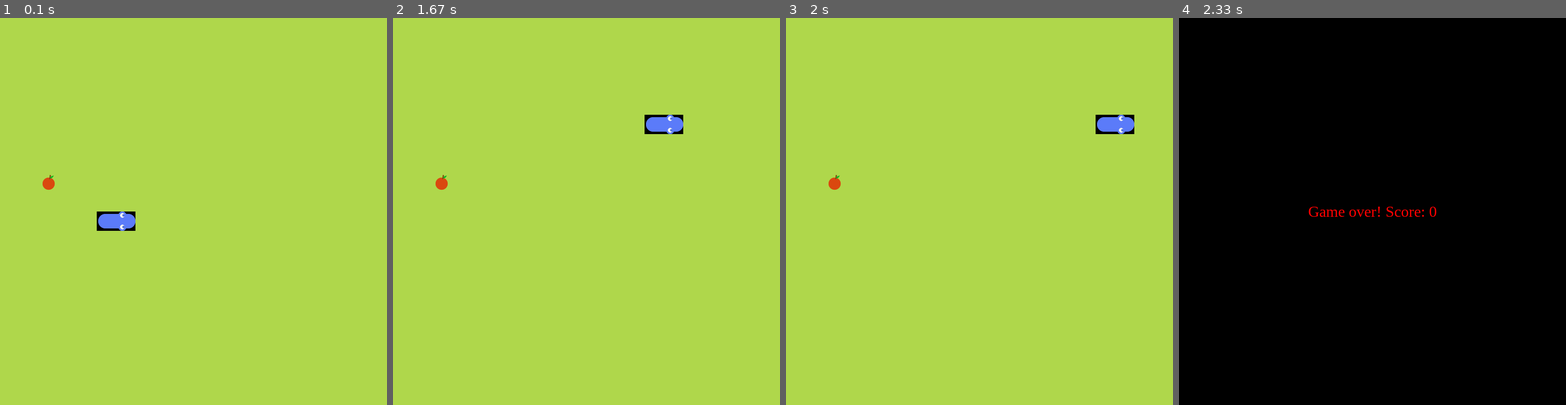
Above: before the commit, frames 1-4 (left to right).
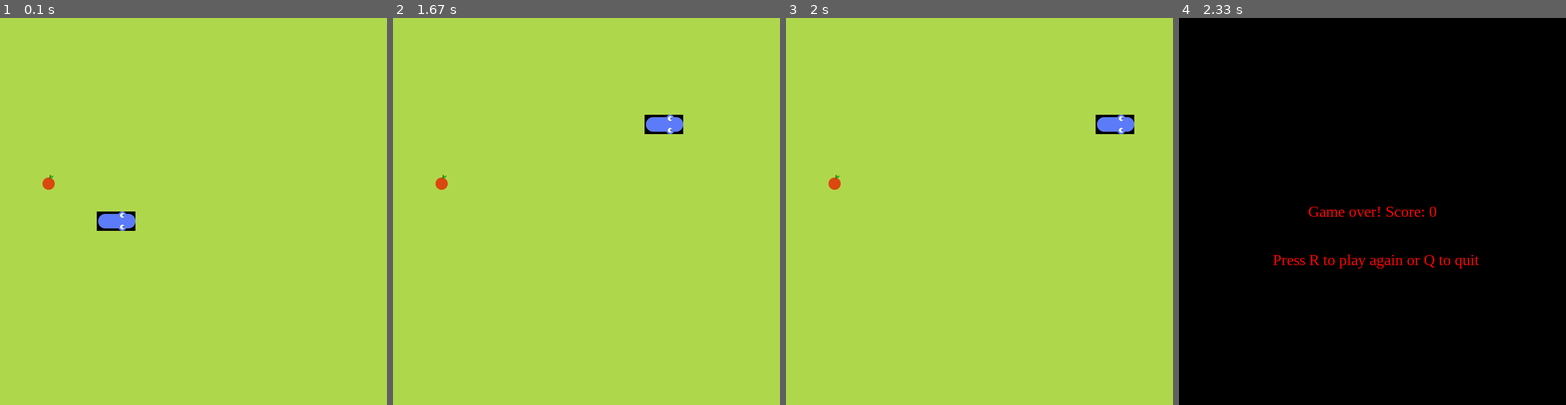
Above: after the commit, the same moments.

Repository: tenos200/snakePygame
Game: pygame game, started from snake.py
Two runs of this game, one before a commit and one after it. Both use one fixed random seed, a clock stepped at 60 frames per second and the inputs below.
Inputs:
- Up to frame 1 (0.1 s): no input
- Up to frame 2 (1.67 s): hold Right 0.33-0.8 s; hold Up 0.83-1.3 s; hold Right from 1.33 s (still down)
- Up to frame 3 (2 s): release Right at 1.8 s
- Up to frame 4 (2.33 s): no input

Frames 1-3 are identical in both runs. In frame 4, 0.5% of the frame differs, in the area x 24-78%, y 61-65%.

Commit message:
added another msg on game over screen, first reload still slow

Diff:
--- a/snake.py
+++ b/snake.py
@@ -5,7 +5,7 @@
 import random
 
 #to do -
-#fix game over menu, and reset method on snake
+#fix game over menu speed
 #add menu
 #allow snake to travel outside the box
 
@@ -189,20 +189,27 @@
     def game_over(self):
         self.game_over_menu = True
         game_over_msg = (f'Game over! Score: {self.score}')
-        self.display_message(game_over_msg)
+        game_over_msg2 = (f'Press R to play again or Q to quit')
+        self.display_message(game_over_msg, game_over_msg2)
 
     def update_score(self):
         self.score = len(self.snake.body)
 
-    def display_message(self, message):
+    def display_message(self, message, message2):
         #this method could be what is causing the issue investigate this further.
         board.fill(self.game_over_color)
         font = pg.font.SysFont('timesnewroman', 32)
         text = font.render(message, True,
                 (255, 0, 0), (0, 0, 0))
+        text2 = font.render(message2, True,
+                (255, 0, 0), (0, 0, 0))
         textRect = text.get_rect()
         textRect.center = (cell_number*cell_size / 2, cell_number*cell_size / 2)
+        textRect2 = text.get_rect()
+        textRect2.midright= (cell_number*cell_size / 2 + 60,
+                cell_number*cell_size / 2 + 100)
         board.blit(text, textRect)
+        board.blit(text2, textRect2)
         pg.display.update()
 
     def run(self):
